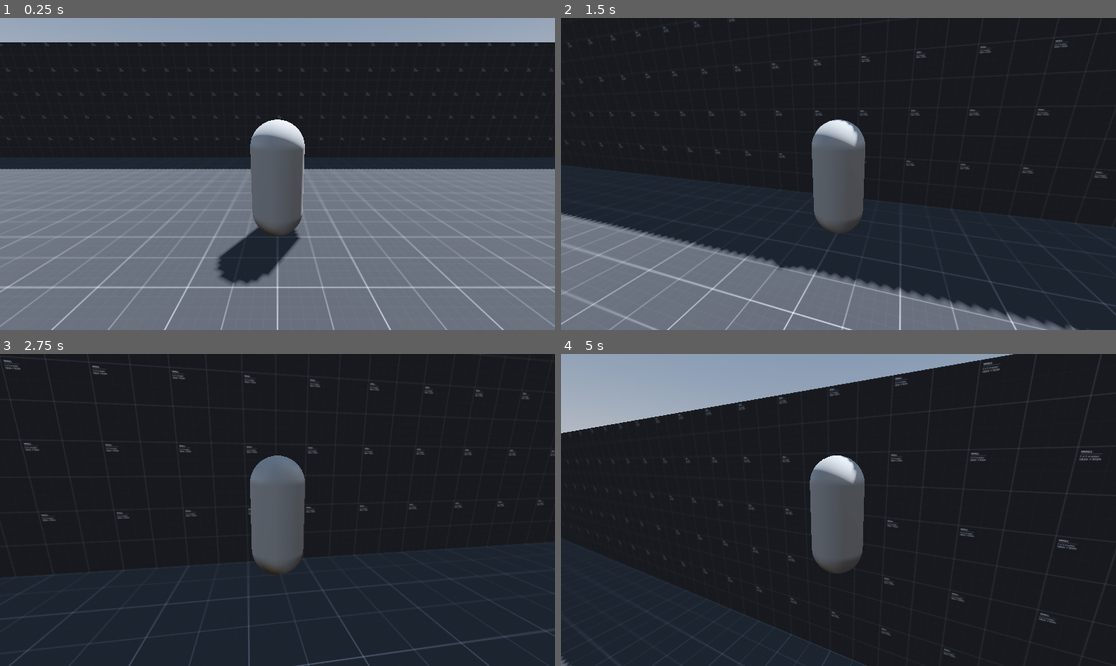
Above: before the commit, frames 1-4 (two rows, left to right).
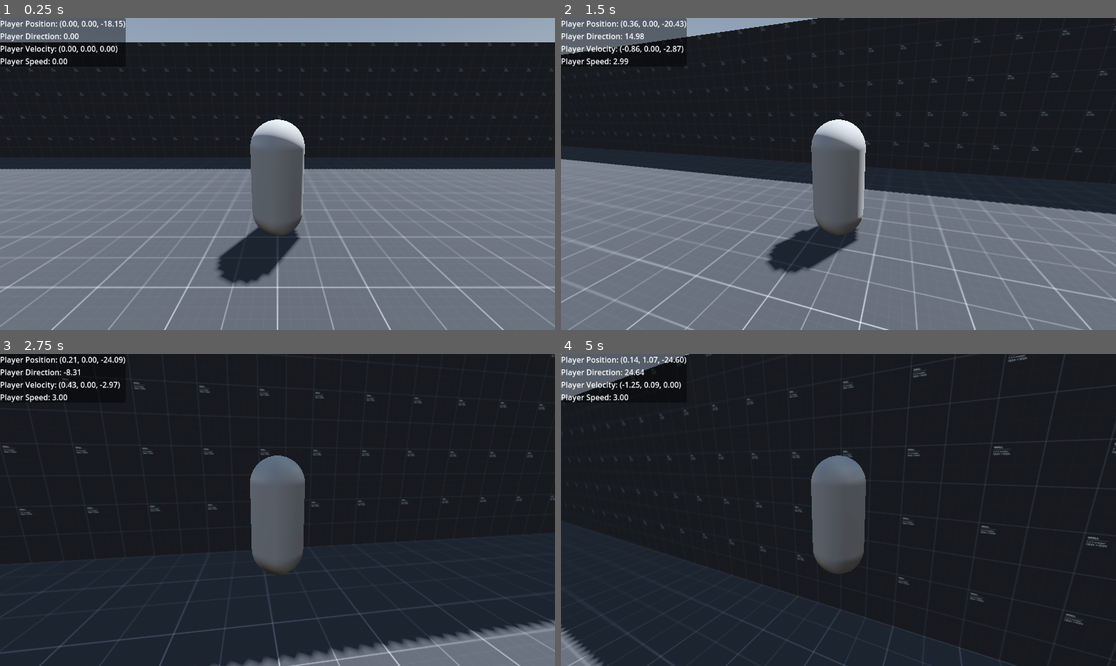
Above: after the commit, the same moments.

Repository: Zokerus/Tamera-Prototype
Game: Godot game, scene res://main.tscn
Two runs of this game, one before a commit and one after it. Both use one fixed random seed, a clock stepped at 60 frames per second and the inputs below.
Inputs (mouse positions are in pixels of both pictures, inside the frame that each line leads up to):
- Up to frame 1 (0.25 s): no input
- Up to frame 2 (1.5 s): tap Enter (ui_accept) at 0.5, 0.77 s; move the mouse to (866, 174) at 0.52 s; hold W (Forward) from 0.53 s (still down); move the mouse to (810, 174) at 1.27 s
- Up to frame 3 (2.75 s): keep holding W (Forward); tap Enter (ui_accept) at 1.52 s; move the mouse to (288, 503) at 2.02 s
- Up to frame 4 (5 s): keep holding W (Forward); move the mouse to (832, 516) at 2.77 s; tap Enter (ui_accept) at 3.02, 3.77, 4.52 s; move the mouse to (877, 513) at 3.52 s; move the mouse to (794, 506) at 4.27 s

The runs differ from the first frame. In frame 1, 2.1% of the frame differs, in the area x 0-23%, y 0-16%; in frame 2, 33%, in the area x 0-100%, y 0-100%; in frame 3, 6.8%; in frame 4, 13%.

Commit message:
add initia to player movement

Diff:
--- a/Character/Player/player.gd
+++ b/Character/Player/player.gd
@@ -3,11 +3,14 @@
 
 @export var mainCamera: CameraController
 
-const SPEED = 3.0
-const JUMP_VELOCITY = 4.5
-const CHARACTER_ROTATION_RATE = 4*PI;
+const SPEED: float = 3.0
+const JUMP_VELOCITY: float = 4.5
+const CHARACTER_ROTATION_RATE: float = 4 * PI
+const ACCELERATION: float = 6.0
 
 var movementDirection: Vector3 = Vector3.ZERO
+var lastMovementDirection: Vector3 = Vector3.ZERO #To track last direction when stop moving (inertia)
+var movementSpeed: float = 0.0
 
 func _ready() -> void:
 	#Quit game if main camera is not ready yet
@@ -25,20 +28,20 @@
 
 	CalculateMovement(delta)
 	if movementDirection != Vector3.ZERO:
-		velocity.x = movementDirection.x * SPEED
-		velocity.z = movementDirection.z * SPEED
+		movementSpeed = lerpf(movementSpeed, SPEED, ACCELERATION * delta)
+		velocity.x = movementDirection.x * movementSpeed
+		velocity.z = movementDirection.z * movementSpeed
 	else:
-		velocity.x = move_toward(velocity.x, 0, SPEED)
-		velocity.z = move_toward(velocity.z, 0, SPEED)
+		movementSpeed = lerpf(movementSpeed, 0, ACCELERATION * delta)
+		velocity.x = lastMovementDirection.x * movementSpeed
+		velocity.z = lastMovementDirection.z * movementSpeed
 
 	move_and_slide()
 	mainCamera.position = self.position
-
-	move_and_slide()
 
 func CalculateMovement(delta: float) -> void:
 	var input_dir: Vector2 = Input.get_vector("Left", "Right", "Forward", "Backward")
 	movementDirection = (mainCamera.transform.basis * Vector3(input_dir.x, 0, input_dir.y)).normalized()
 	if movementDirection != Vector3.ZERO:
-		#var rotation_Angle: float = -transform.basis.z.signed_angle_to(movementDirection, Vector3.UP)
 		self.rotation.y = lerp_angle(self.rotation.y, atan2(-movementDirection.x, -movementDirection.z), CHARACTER_ROTATION_RATE * delta)
+		lastMovementDirection = movementDirection
--- a/Character/PlayerController/player_controller.tscn
+++ b/Character/PlayerController/player_controller.tscn
@@ -1,7 +1,8 @@
-[gd_scene load_steps=3 format=3 uid="uid://b7v4pyujkkf77"]
+[gd_scene load_steps=4 format=3 uid="uid://b7v4pyujkkf77"]
 
 [ext_resource type="PackedScene" uid="uid://cilxb6fmta7wx" path="res://Character/Player/player.tscn" id="1_xph5g"]
 [ext_resource type="PackedScene" uid="uid://4nfhnsh216u2" path="res://Character/Camera/camera_controller.tscn" id="2_58fye"]
+[ext_resource type="PackedScene" uid="uid://dnyixu56h1p84" path="res://GUI/Debug/debug_ui.tscn" id="3_ktnv2"]
 
 [node name="PlayerController" type="Node3D"]
 
@@ -11,3 +12,6 @@
 [node name="CameraController" parent="." instance=ExtResource("2_58fye")]
 
 [node name="CanvasLayer" type="CanvasLayer" parent="."]
+
+[node name="Debug UI" parent="CanvasLayer" node_paths=PackedStringArray("player") instance=ExtResource("3_ktnv2")]
+player = NodePath("../../Player")
--- /dev/null
+++ b/GUI/Debug/debug_ui.gd
@@ -0,0 +1,15 @@
+extends Control
+class_name DebugUI
+
+@export var player: PlayerCharacter
+
+@onready var label: Label = $Label
+
+# Called every frame. 'delta' is the elapsed time since the previous frame.
+func _process(delta: float) -> void:
+	var player_position: Vector3 = player.global_position
+	label.text = "Player Position: (%.2f, %.2f, %.2f)\n" % [player_position.x, player_position.y, player_position.z]
+	label.text += "Player Direction: %.2f\n" % [player.rotation_degrees.y]
+	label.text += "Player Velocity: (%.2f, %.2f, %.2f)\n" % [player.velocity.x, player.velocity.y, player.velocity.z]
+	label.text += "Player Speed: %.2f\n" % [player.movementSpeed]
+	#label.text += "Movement Direction: (%.2f, %.2f)\n" % [player.movementDirection.x, player.movementDirection.z]
--- /dev/null
+++ b/GUI/Debug/debug_ui.tscn
@@ -0,0 +1,27 @@
+[gd_scene load_steps=3 format=3 uid="uid://dnyixu56h1p84"]
+
+[ext_resource type="Script" path="res://GUI/Debug/debug_ui.gd" id="1_3b8v4"]
+
+[sub_resource type="StyleBoxFlat" id="StyleBoxFlat_5hsfl"]
+bg_color = Color(0, 0, 0, 0.423529)
+corner_radius_top_left = 4
+corner_radius_top_right = 4
+corner_radius_bottom_right = 4
+corner_radius_bottom_left = 4
+
+[node name="Debug UI" type="Control"]
+layout_mode = 3
+anchors_preset = 15
+anchor_right = 1.0
+anchor_bottom = 1.0
+grow_horizontal = 2
+grow_vertical = 2
+mouse_filter = 2
+script = ExtResource("1_3b8v4")
+
+[node name="Label" type="Label" parent="."]
+layout_mode = 0
+offset_right = 40.0
+offset_bottom = 23.0
+theme_override_styles/normal = SubResource("StyleBoxFlat_5hsfl")
+text = "Player Position:"
